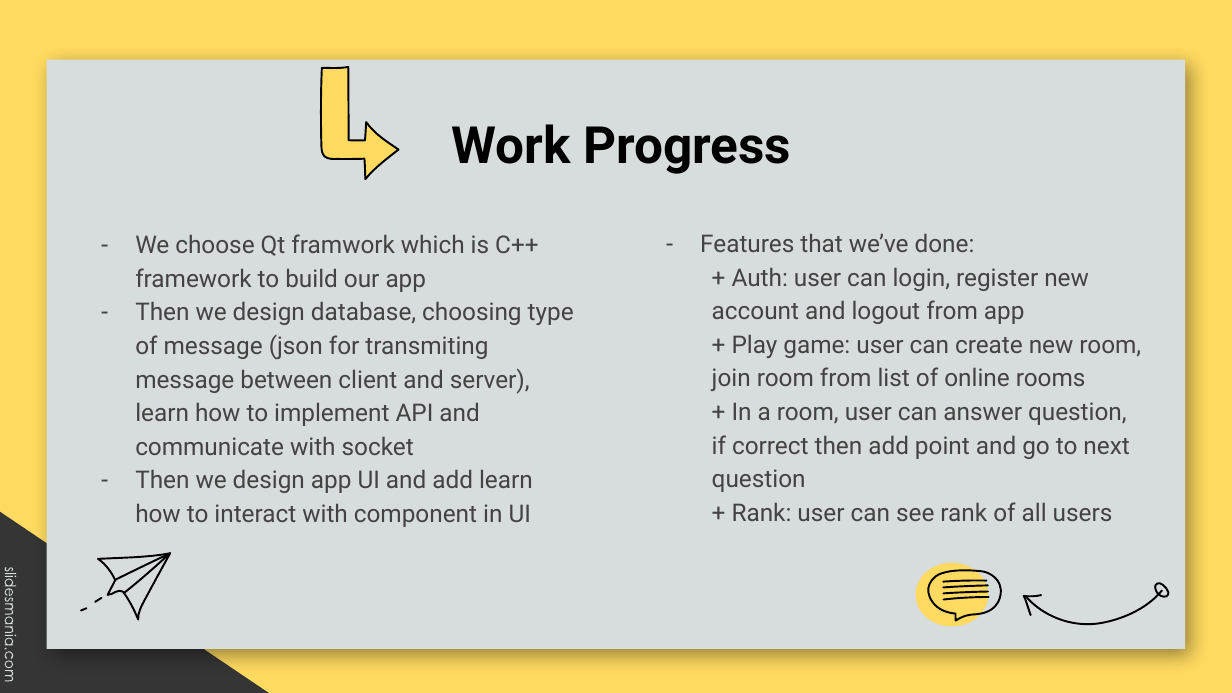
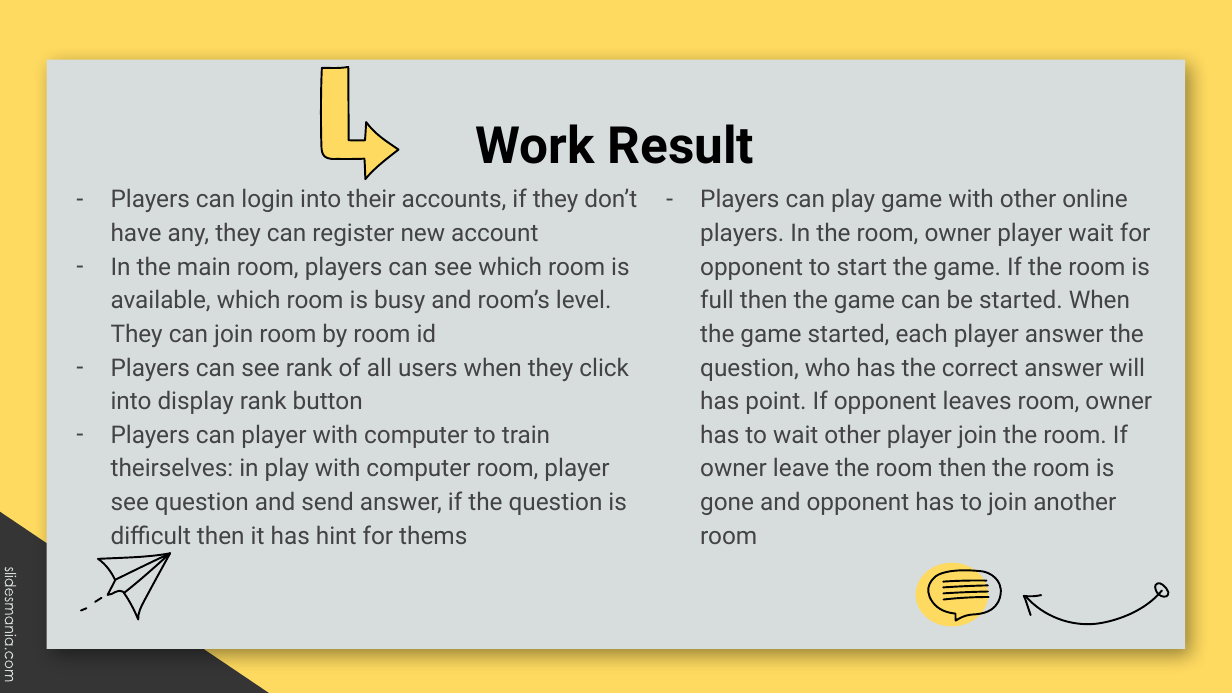
Before and after one commit to evmosss/Qt-DuoiHinhBatChu, a slide deck: slide 25 of report/report.pptx (slide 19 before the commit). Drawn at 1232x693 pixels with LibreOffice and Linux fonts; fonts in the diff are those of the drawing; background and template pictures are left out. Boxes give left, top, right and bottom in pixels: in the first picture for what was removed or moved away, otherwise in the second. Text is boxed around its words. In the diff, an @@ line names an element or a change of style, - is before the commit and + after.

```diff
--- a/report/report.pptx
+++ b/report/report.pptx
@@ title at [476, 124, 754, 164]: text changed @@
-Work Progress
+Work Result
@@ text at [111, 188, 637, 544]: text changed @@
-– We choose Qt framwork which is C++ framework to build our app
-– Then we design database, choosing type of message (json for transmiting message between client and server), learn how to implement API and communicate with socket
-– Then we design app UI and add learn how to interact with component in UI
+– Players can login into their accounts, if they don’t have any, they can register new account
+– In the main room, players can see which room is available, which room is busy and room’s level. They can join room by room id
+– Players can see rank of all users when they click into display rank button
+– Players can player with computer to train theirselves: in play with computer room, player see question and send answer, if the question is difficult then it has hint for thems
@@ text at [700, 188, 1152, 544]: text changed @@
-– Features that we’ve done:
-  + Auth: user can login, register new account and logout from app
-  + Play game: user can create new room, join room from list of online rooms
-  + In a room, user can answer question, if correct then add point and go to next question
-  + Rank: user can see rank of all users
+– Players can play game with other online players. In the room, owner player wait for opponent to start the game. If the room is full then the game can be started. When the game started, each player answer the question, who has the correct answer will has point. If opponent leaves room, owner has to wait other player join the room. If owner leave the room then the room is gone and opponent has to join another room
```
Also in this commit, not shown: 14 other slides changed, 8 slides added, 10 slides removed, 7 other files.
